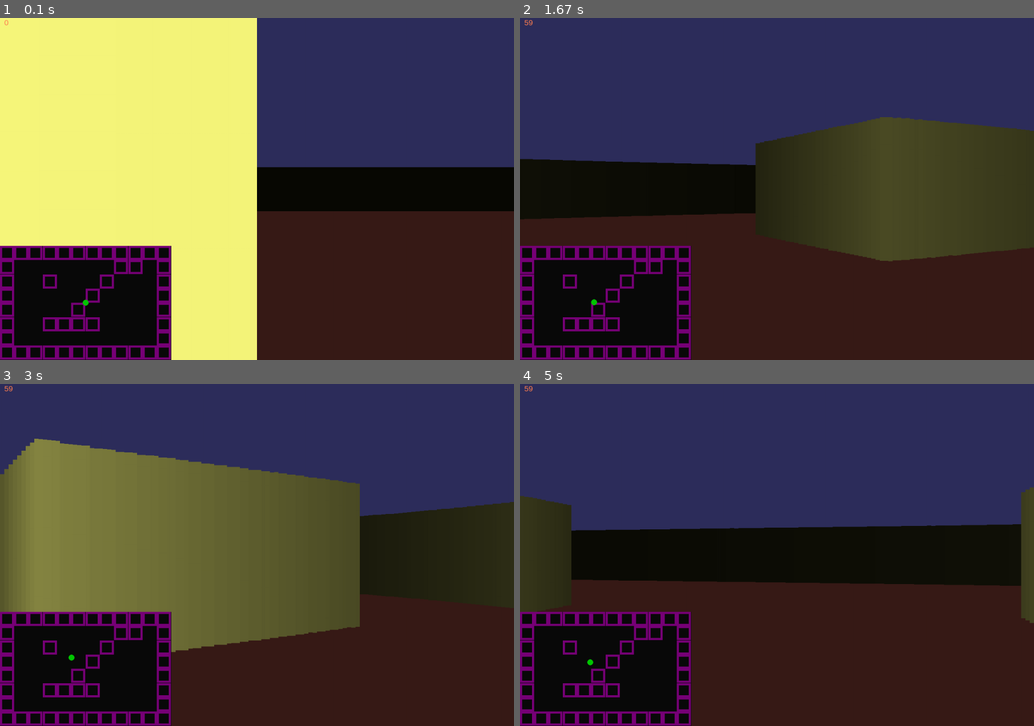
Above: before the commit, frames 1-4 (two rows, left to right).
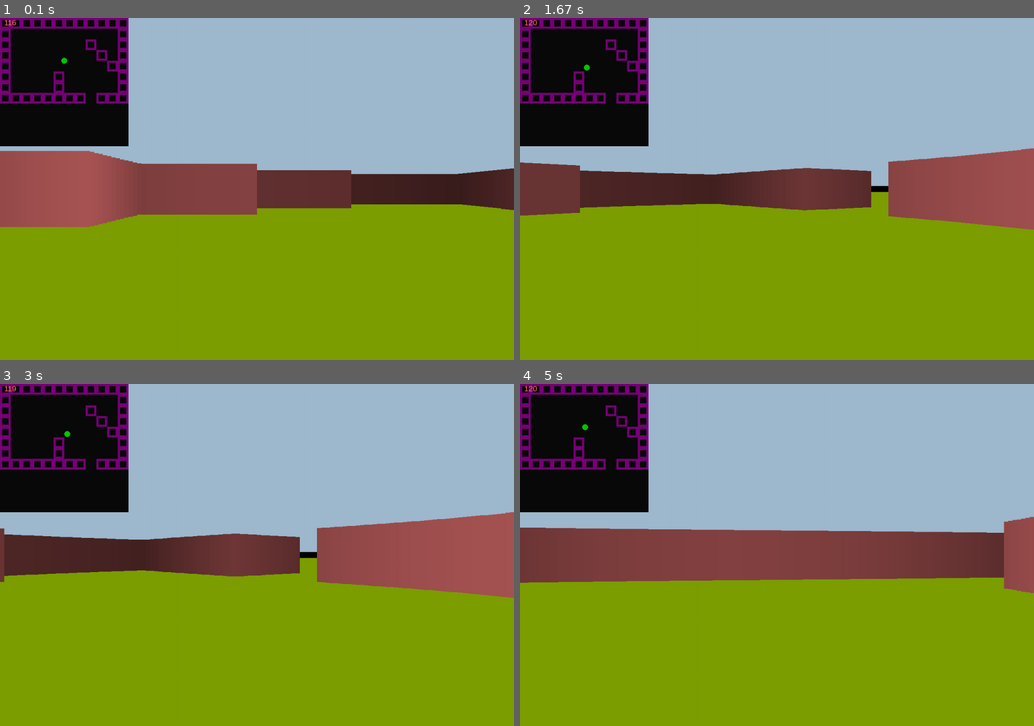
Above: after the commit, the same moments.

Repository: FelipeEd/PygameRaycaster
Game: pygame game, started from main.py
The game is run twice, just before and just after one commit, with the same random seed, the same clock (stepped at 60 frames per second) and the same inputs.
Inputs:
- Up to frame 1 (0.1 s): no input
- Up to frame 2 (1.67 s): hold Right 0.33-0.8 s; hold Right 0.83-1.3 s; hold Left from 1.33 s (still down); hold A from 1.33 s (still down)
- Up to frame 3 (3 s): release Left at 1.87 s; release A at 1.87 s; hold Left 1.9-2.3 s; hold A 1.9-2.3 s; hold Right 2.33-2.97 s; hold D 2.33-2.97 s
- Up to frame 4 (5 s): hold Right 3-3.47 s; hold D 3-3.47 s; hold Right 3.5-3.97 s; hold D 3.5-3.97 s; hold Right 4-4.47 s; hold D 4-4.47 s; hold Left from 4.5 s (still down); hold A from 4.5 s (still down)

The runs differ from the first frame. In frame 1, 100% of the frame differs, in the area x 0-100%, y 0-100%; in frame 2, 100%; in frame 3, 100%; in frame 4, 100%.

Commit message:
Substituição de ray marching por DDA
Melhorias de performance

Diff:
--- a/main.py
+++ b/main.py
@@ -1,22 +1,23 @@
 import pygame
 from settings import *
 from player import Player
-import math
 from map import world_map
 from raycasting import  Raycasting
 from minimap import drawMinimap
+import numpy as np
 
 pygame.init()
 screen = pygame.display.set_mode((WIDTH, HEIGHT))
+
 clock = pygame.time.Clock()
 player = Player()
 font = pygame.font.SysFont("Arial", 18)
-
 
 def update_fps():
     fps = str(int(clock.get_fps()))
     fps_text = font.render(fps, 1, pygame.Color("coral"))
     return fps_text
+
 
 # game loop
 while True:
@@ -26,14 +27,16 @@
 
     player.move()
     screen.fill(BLACK)
+
+
     pygame.draw.rect(screen,SKY,(0,0,WIDTH,HEIGHT//2))
     pygame.draw.rect(screen, GROUND, (0, HEIGHT//2, WIDTH, HEIGHT // 2))
 
+
     Raycasting(screen,player)
+    drawMinimap(screen, player, world_map,3)
 
-    drawMinimap(screen, player, world_map)
     screen.blit(update_fps(), (10, 0))
-
 
     pygame.display.flip()
     clock.tick(FPS)
--- a/map.py
+++ b/map.py
@@ -2,14 +2,17 @@
 
 text_map = [
     'XXXXXXXXXXXX',
-    'X.......XX.X',
-    'X..X...X...X',
-    'X.....X....X',
+    'X..........X',
+    'X.......X..X',
+    'X........X.X',
+    'X.........XX',
     'X....X.....X',
-    'X..XXXX....X',
-    'X..........X',
-    'XXXXXXXXXXXX'
+    'X....X.....X',
+    'XXXXXXXX.XXX'
 ]
+
+map_dimx = len(text_map)
+map_dimy = len(text_map[0])
 
 world_map = set()
 
--- a/minimap.py
+++ b/minimap.py
@@ -1,16 +1,20 @@
 import pygame
 from settings import *
-from map import world_map
+from map import world_map, map_dimx, map_dimy
 
-def drawMinimap(screen, player, map):
-    minimap = (0, HEIGHT - HEIGHT * MINI_SCALE, WIDTH * MINI_SCALE, HEIGHT)
-    p_x = (player.x * MINI_SCALE)
-    p_y = (player.y * MINI_SCALE) + HEIGHT - HEIGHT * MINI_SCALE
-    pygame.draw.rect(screen, DARKGRAY, minimap)
+
+def drawMinimap(screen, player, map, size_in_tiles):
+    fac = 1 / max(map_dimx,map_dimy) * size_in_tiles
+
+    p_x = (player.x) * fac
+    p_y = (player.y) * fac
+    pygame.draw.rect(screen, DARKGRAY, (0,0,TILE*size_in_tiles,TILE*size_in_tiles))
+
     for x, y in world_map:
-        new_x = (x * MINI_SCALE)
-        new_y = (y * MINI_SCALE) + HEIGHT - HEIGHT * MINI_SCALE
-        new_tile = TILE* MINI_SCALE
-        pygame.draw.rect(screen, PURPLE, (new_x,new_y, new_tile,new_tile), 5)
+        new_x = x * fac
+        new_y = y * fac
+        new_tile = TILE * fac
+
+        pygame.draw.rect(screen, PURPLE, (new_x, new_y, new_tile, new_tile), 5)
 
     pygame.draw.circle(screen , GREEN, (int(p_x), int(p_y)), 7)
--- a/player.py
+++ b/player.py
@@ -8,12 +8,14 @@
     def __init__(self):
         self.x, self.y = player_pos
         self.angle = player_angle
+        self.size = player_size
 
     @property
     def pos(self):
       return (self.x, self.y)
 
     def checkWall(self):
+
         return (self.x//TILE*TILE, self.y//TILE*TILE) in world_map
 
     def move(self):
@@ -44,7 +46,13 @@
             self.angle += 0.1
 
         if self.checkWall():
+            print("PAREDE")
             self.x = old_x
             self.y = old_y
 
-        self.angle = self.angle % (2*math.pi)
+        preci = 100
+        # truncamento de posição
+        self.x = int(self.x * preci)/preci
+        self.y = int(self.y * preci)/preci
+
+        self.angle = int(self.angle % (2*math.pi) *preci)/preci
--- a/raycasting.py
+++ b/raycasting.py
@@ -3,7 +3,103 @@
 from player import Player
 from map import world_map
 
+def rgrid(x):
+    return x // TILE * TILE
+
+
 def Raycasting(screen,player):
+    # mock
+    world_size = 20
+
+
+    for ray_n in range(N_RAYS):
+
+        ray_angle = player.angle + ray_n * D_ANGLE - FOV/2
+
+        x0 = player.x
+        y0 = player.y
+
+        sin_a = math.sin(ray_angle)
+        cos_a = math.cos(ray_angle)
+
+        xv=yv=xh=yh= 99999999999
+
+        # para baixo
+        if sin_a > 0:
+           yv = rgrid(y0)+TILE
+
+           for _ in range(world_size):
+                xv = x0 + (yv - y0)*cos_a/sin_a
+
+                if (rgrid(xv),rgrid(yv)) in world_map:
+                    #pygame.draw.circle(screen,GREEN,(int(xv),int(yv)),4)
+                    break
+
+                yv+=TILE
+
+        # para cima
+        if sin_a < 0:
+            yv = rgrid(y0)
+
+            for _ in range(world_size):
+                xv = x0 + (yv - y0)*cos_a/sin_a
+                if(rgrid(xv),rgrid(yv-TILE)) in world_map:
+                    #pygame.draw.circle(screen,RED,(int(xv),int(yv)),4)
+                    break
+                yv-=TILE
+
+        # para direita
+        if cos_a > 0:
+            xh = rgrid(x0)+TILE
+
+            for _ in range(world_size):
+                yh = y0 + (xh - x0)*sin_a/cos_a
+                if(rgrid(xh),rgrid(yh)) in world_map:
+                    #pygame.draw.circle(screen,(255,255,0),(int(xh),int(yh)),4)
+                    break
+                xh+=TILE
+
+        # para esquerda
+        if cos_a < 0:
+            xh = rgrid(x0)
+
+            for _ in range(world_size):
+                yh = y0 + (xh - x0)*sin_a/cos_a
+                if(rgrid(xh-TILE),rgrid(yh)) in world_map:
+                    #pygame.draw.circle(screen,(0,255,255),(int(xh),int(yh)),4)
+                    break
+                xh-=TILE
+
+        if (xh-x0)**2 + (yh-y0)**2  < (xv-x0)**2 + (yv-y0)**2:
+            hit_point = (int(xh),int(yh))
+        else:
+            hit_point = (int(xv),int(yv))
+
+
+        dist = math.sqrt((hit_point[0]-x0)**2+(hit_point[1]-y0)**2)
+
+        # correcao olho de peixe
+        z = math.cos(ray_angle - player.angle)
+
+        proj_height = WALL_SCALE*PROJ_COEFF/(dist * z)
+        c = 255/ (1+dist*dist*0.00001)
+        color = (c,c/2,c/2)
+        pygame.draw.rect(screen,color,(ray_n*SCALE,HEIGHT/2-proj_height//2,SCALE,proj_height))
+
+'''
+    pygame.draw.line(screen, RED, player.pos, (player.x + RENDER_DIST * math.cos(player.angle)
+                                            , player.y + RENDER_DIST * math.sin(player.angle)))
+
+    pygame.draw.line(screen, PURPLE, player.pos, (player.x + RENDER_DIST * math.cos(player.angle + FOV/2)
+                                                , player.y + RENDER_DIST * math.sin(player.angle + FOV/2)))
+    pygame.draw.line(screen, PURPLE, player.pos, (player.x + RENDER_DIST * math.cos(player.angle - FOV/2)
+                                                , player.y + RENDER_DIST * math.sin(player.angle - FOV/2)))
+'''
+
+
+'''
+
+def Raycasting(screen, player):
     x0,y0 = player.pos
     for ray_n in range(N_RAYS):
         ray_angle = player.angle + ray_n * D_ANGLE - FOV/2
@@ -16,12 +112,10 @@
                 dist*= math.cos(player.angle - ray_angle)
                 proj_height = WALL_SCALE*PROJ_COEFF/dist
                 c = 255/ (1+dist*dist*0.0001)
-                color = (c,c,c//2)
+                color = (c,c/2,c/2)
                 pygame.draw.rect(screen,color,(ray_n*SCALE,HEIGHT/2-proj_height//2,SCALE,proj_height))
                 break
         #pygame.draw.line(screen, DARKGRAY, player.pos, (x,y), 2 )
-
-
     # Guide lines
     #pygame.draw.line(screen, RED, player.pos, (player.x + RENDER_DIST * math.cos(player.angle)
     #                                           , player.y + RENDER_DIST * math.sin(player.angle)))
@@ -29,3 +123,5 @@
     #                                              , player.y + RENDER_DIST * math.sin(player.angle + FOV/2)))
     #pygame.draw.line(screen, PURPLE, player.pos, (player.x + RENDER_DIST * math.cos(player.angle - FOV/2)
     #                                              , player.y + RENDER_DIST * math.sin(player.angle - FOV/2)))
+
+    '''
--- a/settings.py
+++ b/settings.py
@@ -3,16 +3,18 @@
 # game settings
 WIDTH = 1200
 HEIGHT = 800
-FPS = 60
+
+FPS = 120
 TILE = 100
-FOV = 60 * math.pi / 180
-MINI_SCALE = 1 / 3
+FOV = 80 * math.pi / 180
+MINI_SCALE = 1/4
 
 
 # player settings
 player_pos = (WIDTH//2,HEIGHT//2)
 player_angle = 0
-player_speed = 5
+player_speed = 4
+player_size = 5
 
 # ray caster
 N_RAYS = 120
@@ -31,5 +33,5 @@
 BLUE = (0,0,255)
 DARKGRAY = (10,10,10)
 PURPLE = (120,0,120)
-GROUND = (56, 27, 23)
-SKY = (46, 46, 92)
+GROUND = (125, 159, 0)
+SKY = (159, 185, 206)
